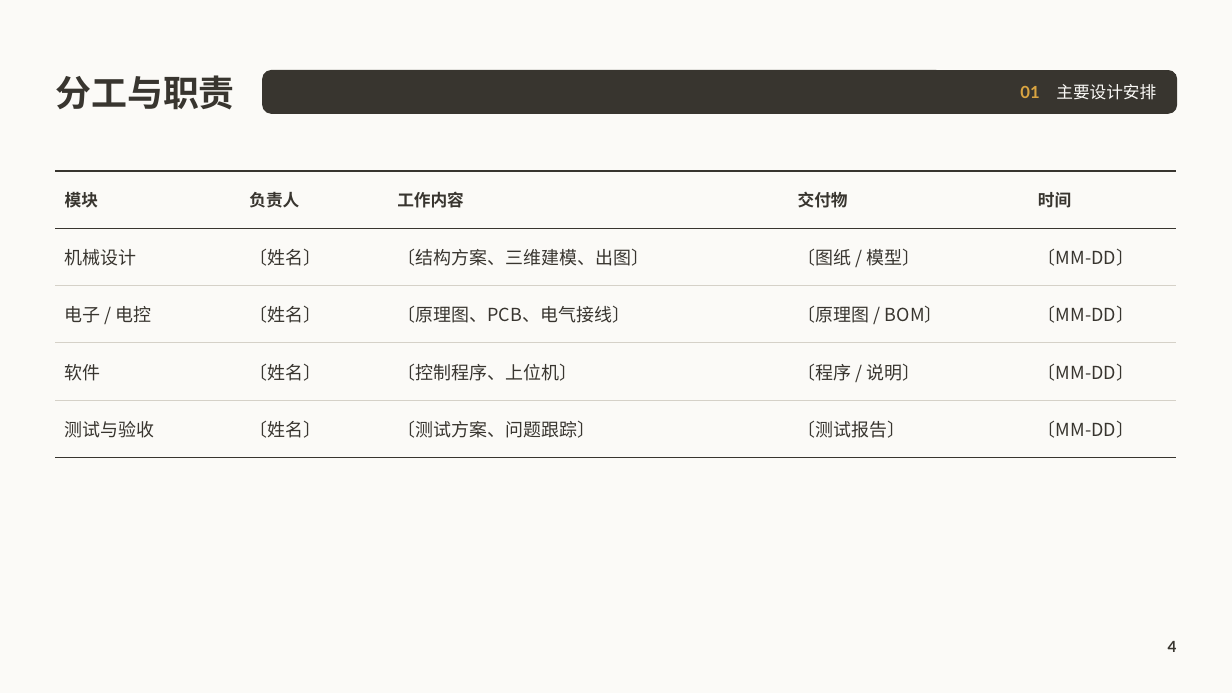
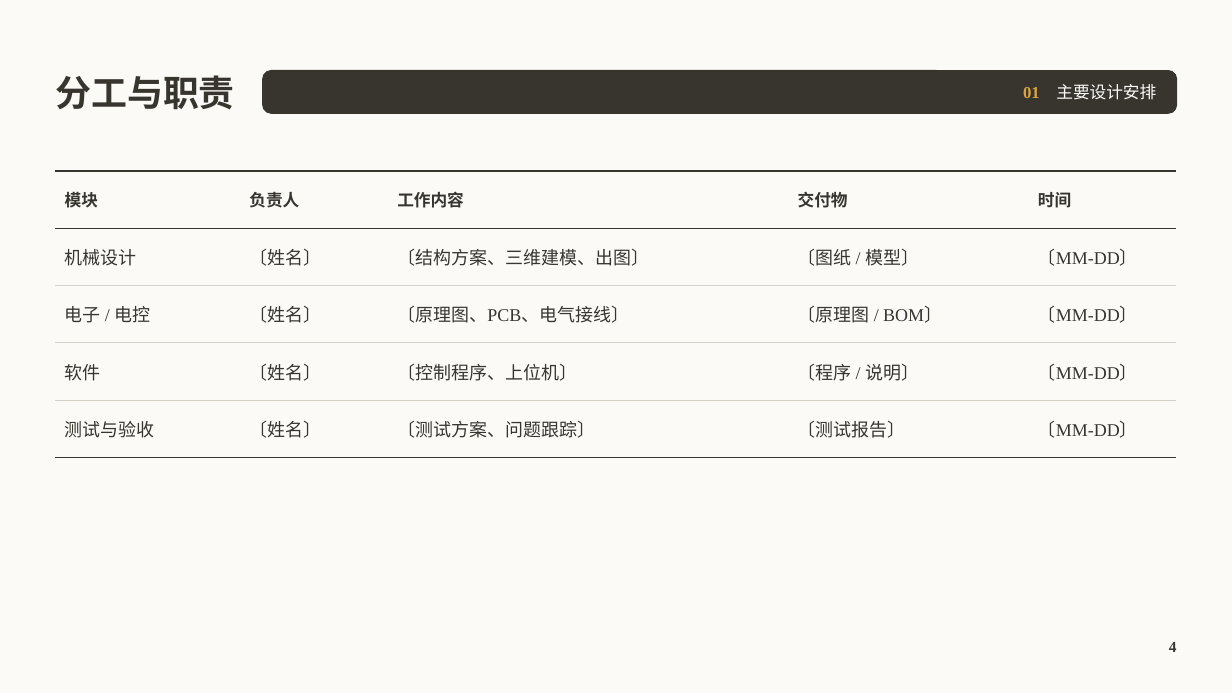
Before and after one commit to cyx3705/0000-000, a slide deck: slide 4 of z-Unused/b-Office/项目报告.pptx. Drawn at 1232x693 pixels with LibreOffice and Linux fonts; fonts in the diff are those of the drawing; background and template pictures are left out. Boxes give left, top, right and bottom in pixels: in the first picture for what was removed or moved away, otherwise in the second. Text is boxed around its words. In the diff, an @@ line names an element or a change of style, - is before the commit and + after.

```diff
--- a/z-Unused/b-Office/项目报告.pptx
+++ b/z-Unused/b-Office/项目报告.pptx
@@ text "分工与职责" at (x1=55, y1=75, x2=234, y2=110): font Noto Sans CJK SC to Times New Roman @@
@@ text "01 主要设计安排" at (x1=1023, y1=84, x2=1156, y2=100): font Lato to Times New Roman in "01"; font Noto Sans CJK SC to Times New Roman in "主要设计安排" @@
@@ table at (x1=55, y1=171, x2=1177, y2=442) @@
@@ font Noto Sans CJK SC to Times New Roman @@
@@ page number at (x1=1169, y1=642, x2=1177, y2=652): font Lato to Times New Roman @@
```
Also in this commit, not shown: 21 other slides changed, 4 other files.
